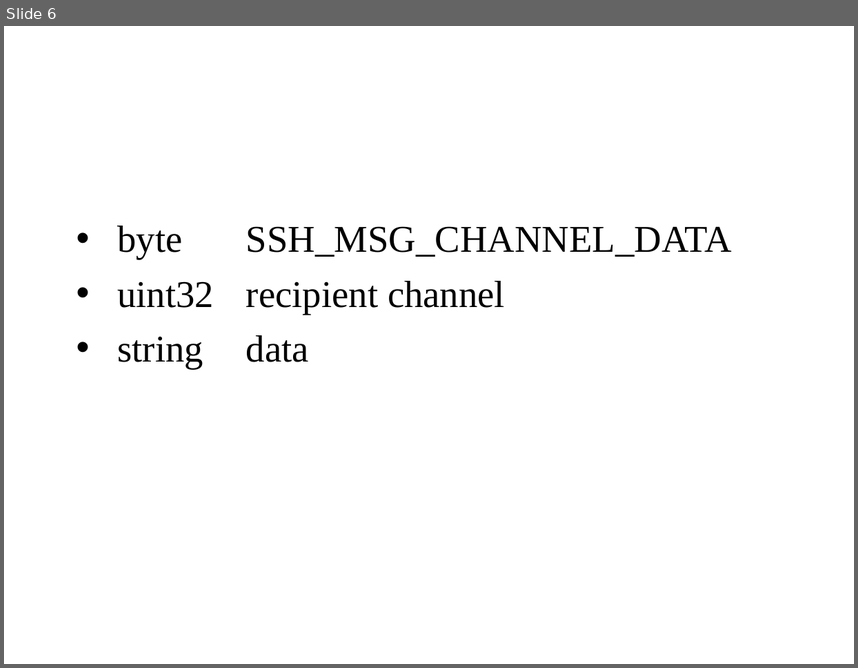
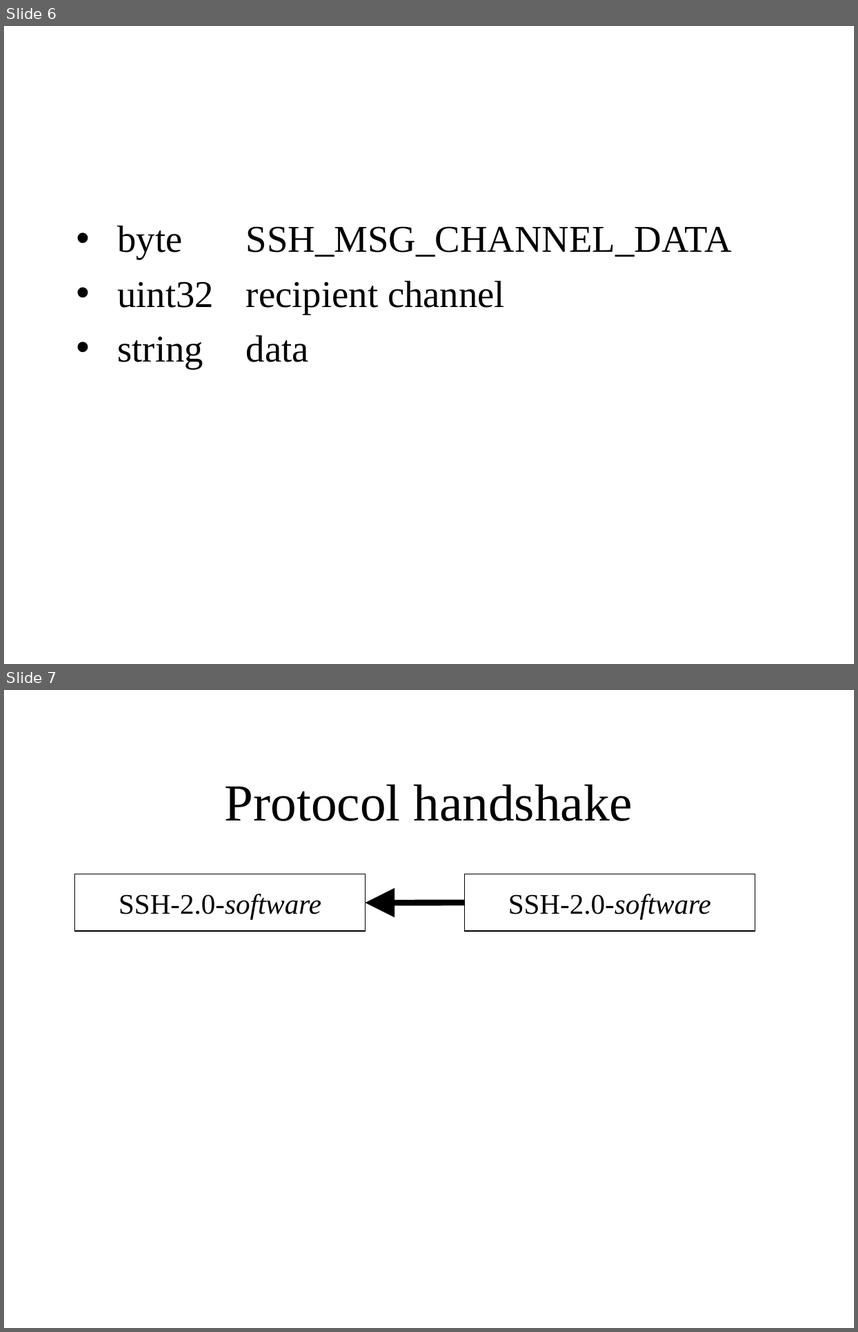
Before and after one commit to lpkruger/sfe-tools, a slide deck: ssh/ssh_proto.ppt. Shown one above the other, each under a label of ours: slide 6 before the commit, slides 6 and 7 after it. The pictures are 858x668 and 858x1332 pixels, drawn with LibreOffice and Linux fonts; fonts in the diff are those of the drawing. Boxes give left, top, right and bottom in pixels: in the first picture for what was removed or moved away, otherwise in the second. Text is boxed around its words. In the diff, an @@ line names an element or a change of style, - is before the commit and + after.

Commit message:
more protocol detail picture

```diff
--- a/ssh/ssh_proto.ppt
+++ b/ssh/ssh_proto.ppt
@@ slide 7 added at [4, 690, 854, 1328], background #FFFFFF @@
@@ title added at [225, 784, 633, 821], 44 pt, text #000000 @@
+Protocol handshake
@@ rectangle added at [74, 874, 366, 931], outline #000000 0.74 pt, 24 pt, text #000000 @@
+SSH-2.0-software
@@ rectangle added at [465, 874, 755, 931], outline #000000 0.74 pt, 24 pt, text #000000 @@
+SSH-2.0-software
@@ arrow added from (465, 903) to (366, 903), #000000 4.99 pt @@
```
